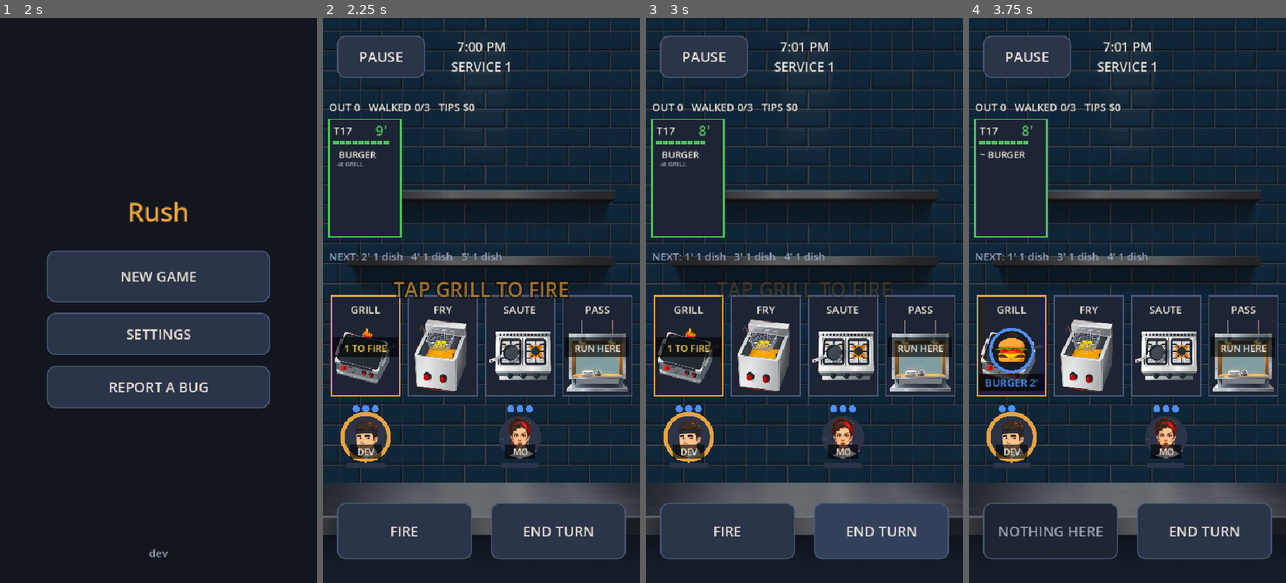
Above: before the commit, frames 1-4 (left to right).
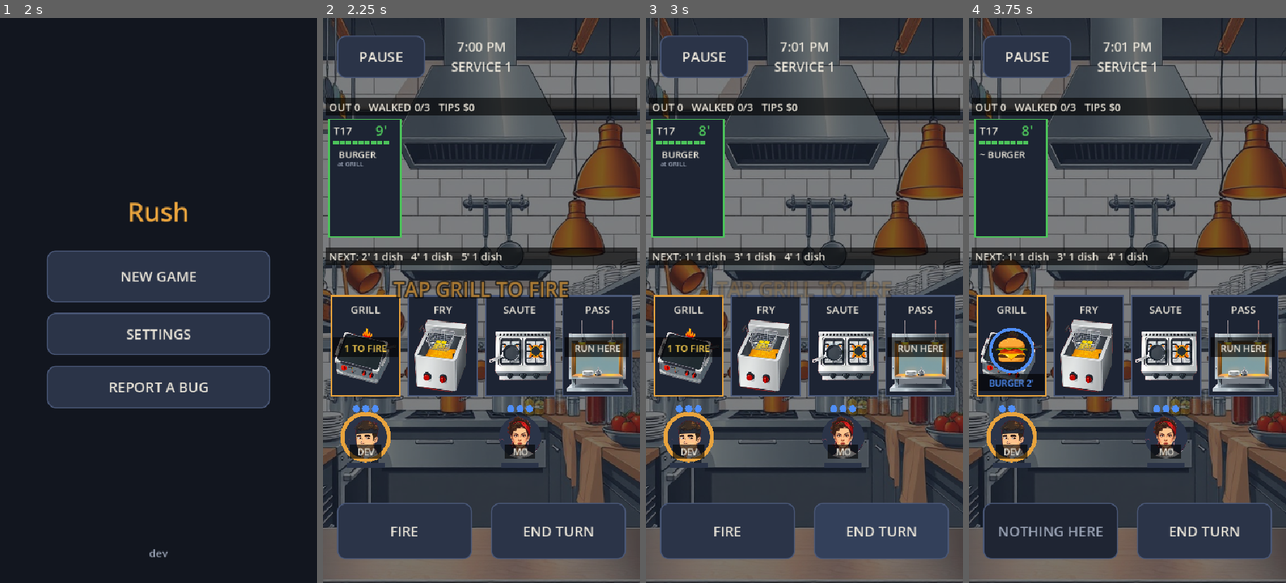
Above: after the commit, the same moments.

Repository: duffpowell-commits/Rush
Game: Godot game, scene res://scenes/boot.tscn
Same seed, same stepped clock (60 frames per second), same inputs: the game is played once before the commit and once after it.
Inputs:
- Up to frame 1 (2 s): click "Skip splash" at 0.5 s; click "SKIP" at 1.25 s
- Up to frame 2 (2.25 s): click "NEW GAME" at 2 s
- Up to frame 3 (3 s): click "END TURN" at 2.75 s
- Up to frame 4 (3.75 s): click "FIRE" at 3.5 s

Frame 1 is identical in both runs. In frame 2, 54% of the frame differs, in the area x 0-100%, y 0-100%; in frame 3, 54%; in frame 4, 55%.

Commit message:
Kitchen background: busy line wall, text on plates (#8)
* Real art, part 1: kitchen wall and the four stations

Forge renders in style A (flat ink), cut to transparent PNGs and cleaned
(key spill, a fake brand name on the fryer). The wall sits under a 55% dark
wash so text stays readable; text on art gets a dark plate. Every state a
player reads (pans, clocks, rings) is still drawn in code on top.

Co-Authored-By: Claude Opus 5.5 <noreply@anthropic.com>
Claude-Session: https://claude.ai/code/session_01V3sbxLu4c4oLEvnvp25i9E

* Real art, part 2: cook portraits and dish icons

DEV and MO get round portrait tokens (name on a plate), each pan shows its
dish icon inside the state ring, and a carried plate rides on the cook's
shoulder. Pan state is still spelled out (2', UP!, BURN!) with a thicker ring
before a burn, so colour and art never carry it alone.

Co-Authored-By: Claude Opus 5.5 <noreply@anthropic.com>
Claude-Session: https://claude.ai/code/session_01V3sbxLu4c4oLEvnvp25i9E

* Real art, part 3: fries reroll + art log

Co-Authored-By: Claude Opus 5.5 <noreply@anthropic.com>
Claude-Session: https://claude.ai/code/session_01V3sbxLu4c4oLEvnvp25i9E

* Kitchen background: busy line wall, text on plates

Duff asked for a more kitchen-like background. New Forge take (hood,
hanging pans, heat lamps, stove line); status, NEXT, carried plate and
WALKED OUT text now sit on dark plates so they read over it. Pan text
names the dish on UP/BURN (fresh-eyes note from #7).

Co-Authored-By: Claude Opus 5.5 <noreply@anthropic.com>
Claude-Session: https://claude.ai/code/session_01V3sbxLu4c4oLEvnvp25i9E

* Pan label fits at every text size; NEXT plate under the +N count

Fresh-eyes on #8: 'BURGER BURN!' spilled into the next station at text
size 1.2/1.4. Measure it; if it doesn't fit, show the state alone (the
dish art still names the dish).

Co-Authored-By: Claude Opus 5.5 <noreply@anthropic.com>
Claude-Session: https://claude.ai/code/session_01V3sbxLu4c4oLEvnvp25i9E

---------

Co-authored-by: Claude <noreply@anthropic.com>

Diff:
--- a/scripts/game.gd
+++ b/scripts/game.gd
@@ -480,8 +480,10 @@
 				f.draw_string(font, Vector2(r.position.x + 8, iy + 14), "  at " + Kitchen.station_of(it.dish),
 					HORIZONTAL_ALIGNMENT_LEFT, r.size.x - 12, UI.font_size(11), UI.DIM)
 			iy += 33
+	_plate(f, Rect2(pad - 6, y0 + 218, f.size.x - 2 * pad + 12, 30))
 	if shown.size() > 4:
 		f.draw_string(font, Vector2(f.size.x - 70, y0 + 222), "+%d" % (shown.size() - 4), HORIZONTAL_ALIGNMENT_LEFT, -1, UI.font_size(20), UI.key("warn"))
+	_plate(f, Rect2(pad - 6, y0 - 36, f.size.x - 2 * pad + 12, 30))   # busy kitchen wall behind: text sits on plates
 	f.draw_string(font, Vector2(pad, y0 - 14), "OUT %d   WALKED %d/%d   TIPS $%d" % [score, k.walked, LIVES, k.tips],
 		HORIZONTAL_ALIGNMENT_LEFT, f.size.x - 20, UI.font_size(18), UI.key("bad") if k.walked >= LIVES - 1 else ink)
 	var nx := "NEXT: "
@@ -489,7 +491,7 @@
 		nx += "%d' %s   " % [pv["in"], ("BIG" if pv.ticket.big else "%d dish" % pv.ticket.items.size())]
 	if k.preview(1).is_empty():
 		nx += "last tickets"
-	f.draw_string(font, Vector2(pad, y0 + 240), nx, HORIZONTAL_ALIGNMENT_LEFT, f.size.x - 20, UI.font_size(18), UI.DIM)
+	f.draw_string(font, Vector2(pad, y0 + 240), nx, HORIZONTAL_ALIGNMENT_LEFT, f.size.x - 20, UI.font_size(18), ink)
 	# --- the line
 	for i in Kitchen.STATIONS.size():
 		var r := station_rect(i)
@@ -511,8 +513,12 @@
 			_draw_fit(f, ART_DISHES[p.dish], Rect2(pc - Vector2(28, 28), Vector2(56, 56)))
 			# State in words, not colour alone: 2' cooking, UP! ready, BURN! about to burn.
 			_plate(f, Rect2(r.position.x + 4, r.end.y - 38, r.size.x - 8, 30))
-			f.draw_string(font, r.position + Vector2(0, r.size.y - 16), ("BURN!" if burning else "UP!") if up else "%s %d'" % [p.dish, p.left],
-				HORIZONTAL_ALIGNMENT_CENTER, r.size.x, UI.font_size(18), UI.key(tone))
+			var st := ("BURN!" if burning else "UP!") if up else "%d'" % p.left
+			var lbl := "%s %s" % [p.dish, st]
+			if font.get_string_size(lbl, HORIZONTAL_ALIGNMENT_LEFT, -1, UI.font_size(15)).x > r.size.x - 14:
+				lbl = st   # big text sizes: the state wins, the dish art still says which dish
+			f.draw_string(font, r.position + Vector2(0, r.size.y - 16), lbl,
+				HORIZONTAL_ALIGNMENT_CENTER, r.size.x, UI.font_size(15), UI.key(tone))
 		elif i < k.pans.size():
 			var waiting := 0
 			for t in k.tickets:
@@ -549,9 +555,11 @@
 		f.draw_rect(Rect2(pos.x - sw / 2, pos.y + COOK_R + 8, sw * frac, 8), UI.key("bad" if frac >= 0.6 else "warn"))
 		if not cr.hand.is_empty():   # the plate in hand, on the cook's shoulder, plus its name
 			_draw_fit(f, ART_DISHES[cr.hand.dish], Rect2(pos + Vector2(COOK_R - 18, -COOK_R - 6), Vector2(40, 40)))
+			_plate(f, Rect2(pos + Vector2(-50, COOK_R + 22), Vector2(100, 24)))
 			f.draw_string(font, pos + Vector2(-60, COOK_R + 40), "> " + cr.hand.dish, HORIZONTAL_ALIGNMENT_CENTER, 120, UI.font_size(15), UI.key("good"))
 	var gone: Array = k.crew.filter(func(cr): return cr.out).map(func(cr): return cr.name)
 	if not gone.is_empty():
+		_plate(f, Rect2(20, station_rect(0).end.y + 138, f.size.x - 40, 30))
 		f.draw_string(font, Vector2(0, station_rect(0).end.y + 160), "WALKED OUT: " + ", ".join(gone), HORIZONTAL_ALIGNMENT_CENTER, f.size.x, UI.font_size(18), UI.key("bad"))
 
 
Binary file changed: assets/art/bg_line.jpg
Binary file changed: docs/renders/flow_char_climb.png
Binary file changed: docs/renders/flow_char_crouch.png
Binary file changed: docs/renders/flow_char_jump.png
Binary file changed: docs/renders/flow_char_punch.png
Binary file changed: docs/renders/flow_char_ragdoll.png
Binary file changed: docs/renders/flow_char_run.png
Binary file changed: docs/renders/flow_char_stairs.png
Binary file changed: docs/renders/flow_char_strafe.png
Binary file changed: docs/renders/flow_char_swim.png
Binary file changed: docs/renders/flow_first_minute.png
Binary file changed: docs/renders/flow_game.png
(and 14 more such lines)
